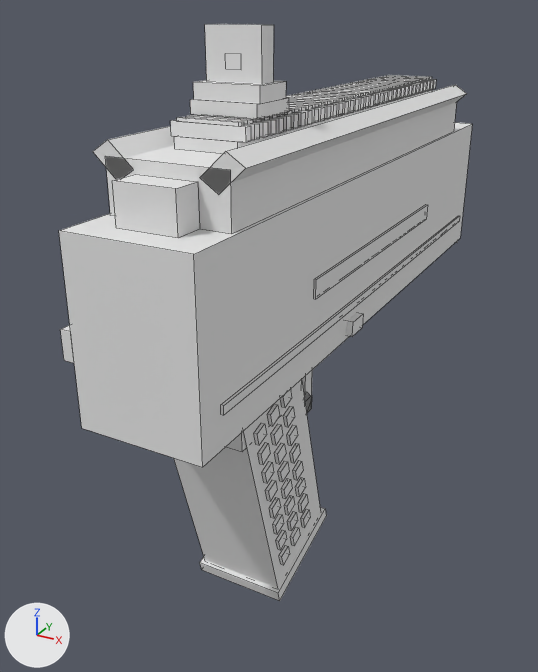
Renders of the OBJ model src/main/resources/assets/mareeletrica/models/block/paint_m249_view_0.obj from each side of a commit.
Before and after are seen from a 50 mm camera at (0.993, -1.508, 0.819) aimed at (0.423, -0.471, 0.301). Lighting does not change. The marker at lower left points along +X, +Y and +Z. The first picture is the older version. Mesh edges are drawn as thin lines. Where no turn or scale is listed for an object, it has been applied to the vertices. Vertices at exactly the same position are counted once.

In view in the first picture: 'paint_m249_view_0'.
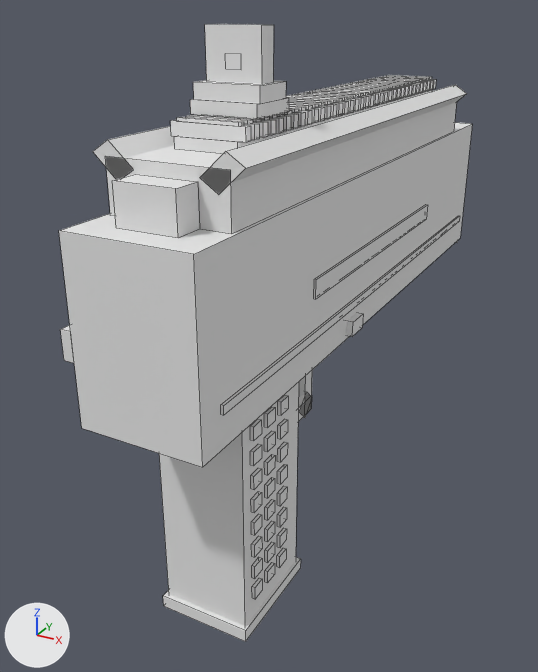
Boxes [x1, y1, x2, y2] around the edits, measured in the pictures (538 x 672 px; the box of a moved part takes in the faces that stretch with it):
'paint_m249_view_0', reshaped (7% taller): before [59, 24, 472, 601]; after [59, 24, 472, 642]
part 1 of me_paint_m249_view_0, added: after [159, 382, 299, 626]
part 2 of me_paint_m249_view_0, moved or reshaped: before [200, 507, 326, 601]; after [163, 557, 301, 642]
part 3 of me_paint_m249_view_0, moved or reshaped: before [279, 545, 290, 565]; after [252, 578, 262, 599]
part 4 of me_paint_m249_view_0, moved or reshaped: before [276, 530, 287, 550]; after [252, 557, 262, 579]
part 5 of me_paint_m249_view_0, moved or reshaped: before [273, 514, 284, 534]; after [251, 536, 262, 557]
part 6 of me_paint_m249_view_0, moved or reshaped: before [269, 497, 281, 518]; after [251, 514, 262, 535]
part 7 of me_paint_m249_view_0, moved or reshaped: before [265, 480, 277, 501]; after [251, 491, 262, 513]
part 8 of me_paint_m249_view_0, moved or reshaped: before [262, 462, 274, 483]; after [251, 468, 262, 490]
part 9 of me_paint_m249_view_0, moved or reshaped: before [258, 443, 270, 465]; after [250, 444, 262, 466]
part 10 of me_paint_m249_view_0, moved or reshaped: before [254, 423, 267, 445]; after [250, 419, 262, 441]
part 11 of me_paint_m249_view_0, moved or reshaped: before [290, 527, 300, 546]; after [265, 562, 275, 583]
part 12 of me_paint_m249_view_0, moved or reshaped: before [287, 511, 298, 531]; after [265, 542, 275, 563]
part 13 of me_paint_m249_view_0, moved or reshaped: before [284, 495, 295, 515]; after [265, 521, 275, 542]
part 14 of me_paint_m249_view_0, moved or reshaped: before [281, 478, 292, 499]; after [265, 500, 275, 520]
part 15 of me_paint_m249_view_0, moved or reshaped: before [278, 461, 289, 482]; after [265, 477, 275, 498]
part 16 of me_paint_m249_view_0, moved or reshaped: before [274, 443, 286, 464]; after [264, 455, 275, 475]
part 17 of me_paint_m249_view_0, rebuilt (8% narrower): before [267, 404, 279, 426]; after [264, 407, 275, 428]
part 18 of me_paint_m249_view_0, deleted: before [280, 390, 310, 528]
part 19 of me_paint_m249_view_0, built on: before [174, 380, 321, 588]; after [264, 395, 288, 568]

The change, as a list of edits to the scene's bpy script:
```text
Change me_paint_m249_view_0:
    remove me_paint_m249_view_0.from_pydata(...)  # 1238 vertices, 923 faces; spans x 0.328..0.601, y -0.925..0.115, z -0.028..0.802
    add me_paint_m249_view_0.from_pydata(...)  # 1230 vertices, 917 faces; spans x 0.328..0.601, y -0.925..0.115, z -0.018..0.802
    me_paint_m249_view_0 part 1: a new loose piece, a box spanning x 0.432..0.568, y -0.805..-0.645, z -0.002..0.354, in mat_paint (its picture is missing)
    me_paint_m249_view_0 part 2: the loose piece of 8 vertices spanning x 0.427..0.573, y -0.714..-0.539, z -0.028..0.04 is turned -16 degrees about the x axis through its middle, then moved by (0.0, -0.099, -0.014)
    me_paint_m249_view_0 part 3: the loose piece of 8 vertices spanning x 0.568..0.573, y -0.702..-0.677, z 0.034..0.059 is turned -16 degrees about the x axis through its middle, then moved by (0.0, -0.085, 0.002)
    me_paint_m249_view_0 part 4: the loose piece of 8 vertices spanning x 0.568..0.573, y -0.713..-0.687, z 0.07..0.096 is turned -16 degrees about the x axis through its middle, then moved by (0.0, -0.075, 0.003)
    me_paint_m249_view_0 part 5: the loose piece of 8 vertices spanning x 0.568..0.573, y -0.723..-0.698, z 0.107..0.132 is turned -16 degrees about the x axis through its middle, then moved by (0.0, -0.064, 0.005)
    me_paint_m249_view_0 part 6: the loose piece of 8 vertices spanning x 0.568..0.573, y -0.734..-0.708, z 0.143..0.169 is turned -16 degrees about the x axis through its middle, then moved by (0.0, -0.054, 0.006)
    me_paint_m249_view_0 part 7: the loose piece of 8 vertices spanning x 0.568..0.573, y -0.744..-0.718, z 0.18..0.206 is turned -16 degrees about the x axis through its middle, then moved by (0.0, -0.043, 0.008)
    me_paint_m249_view_0 part 8: the loose piece of 8 vertices spanning x 0.568..0.573, y -0.755..-0.729, z 0.216..0.242 is turned -16 degrees about the x axis through its middle, then moved by (0.0, -0.033, 0.009)
    me_paint_m249_view_0 part 9: the loose piece of 8 vertices spanning x 0.568..0.573, y -0.765..-0.739, z 0.253..0.279 is turned -16 degrees about the x axis through its middle, then moved by (0.0, -0.022, 0.011)
    me_paint_m249_view_0 part 10: the loose piece of 8 vertices spanning x 0.568..0.573, y -0.776..-0.75, z 0.289..0.315 is turned -16 degrees about the x axis through its middle, then moved by (0.0, -0.012, 0.012)
    me_paint_m249_view_0 part 11: the loose piece of 8 vertices spanning x 0.568..0.573, y -0.666..-0.64, z 0.044..0.07 is turned -16 degrees about the x axis through its middle, then moved by (0.0, -0.084, -0.008)
    me_paint_m249_view_0 part 12: the loose piece of 8 vertices spanning x 0.568..0.573, y -0.676..-0.651, z 0.081..0.106 is turned -16 degrees about the x axis through its middle, then moved by (0.0, -0.073, -0.007)
    me_paint_m249_view_0 part 13: the loose piece of 8 vertices spanning x 0.568..0.573, y -0.687..-0.661, z 0.117..0.143 is turned -16 degrees about the x axis through its middle, then moved by (0.0, -0.063, -0.006)
    me_paint_m249_view_0 part 14: the loose piece of 8 vertices spanning x 0.568..0.573, y -0.697..-0.671, z 0.154..0.179 is turned -16 degrees about the x axis through its middle, then moved by (0.0, -0.052, -0.004)
    me_paint_m249_view_0 part 15: the loose piece of 8 vertices spanning x 0.568..0.573, y -0.708..-0.682, z 0.19..0.216 is turned -16 degrees about the x axis through its middle, then moved by (0.0, -0.042, -0.003)
    me_paint_m249_view_0 part 16: the loose piece of 8 vertices spanning x 0.568..0.573, y -0.718..-0.692, z 0.227..0.253 is turned -16 degrees about the x axis through its middle, then moved by (0.0, -0.031, -0.001)
    me_paint_m249_view_0 part 17: the loose piece of 8 vertices spanning x 0.568..0.573, y -0.739..-0.713, z 0.3..0.326 is rebuilt with 8 vertices and now spans x 0.568..0.573, y -0.747..-0.726, z 0.304..0.325
    me_paint_m249_view_0 part 18: 16 loose pieces with 128 vertices, spanning x 0.427..0.573, y -0.703..-0.604, z 0.055..0.336, are deleted
    me_paint_m249_view_0 part 19: 32 vertices removed from x 0.427..0.573, y -0.815..-0.551, z -0.01..0.418; 144 vertices added at x 0.427..0.573, y -0.747..-0.688, z 0.038..0.325
    other edits to the shape of me_paint_m249_view_0 do not show in these pictures
```
